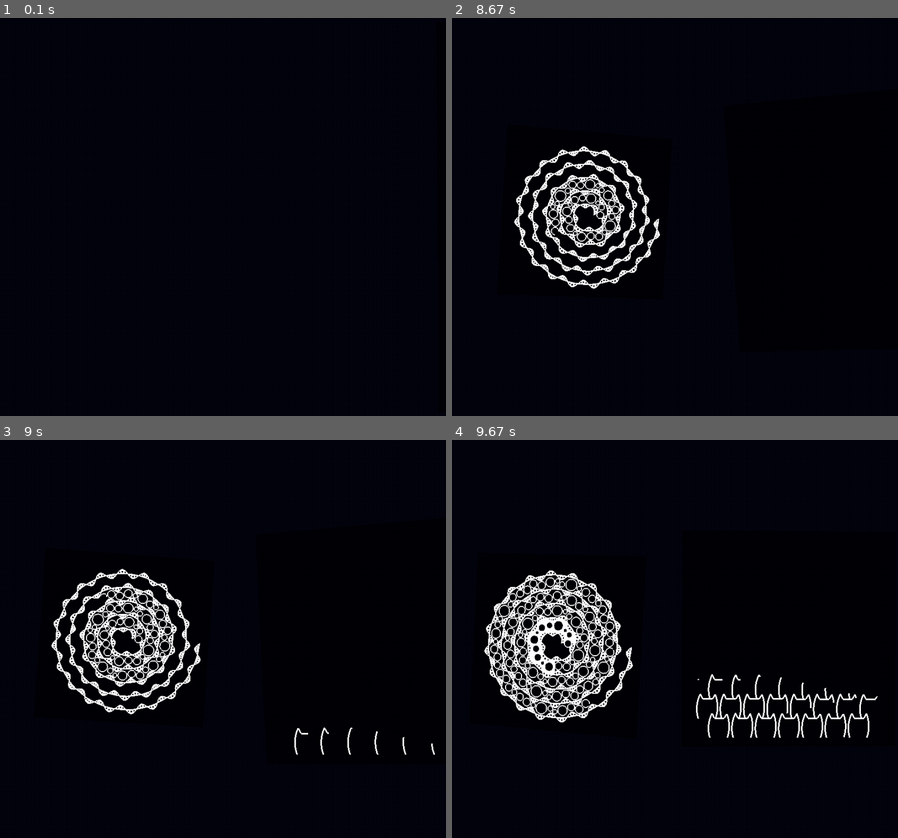
Above: before the commit, frames 1-4 (two rows, left to right).
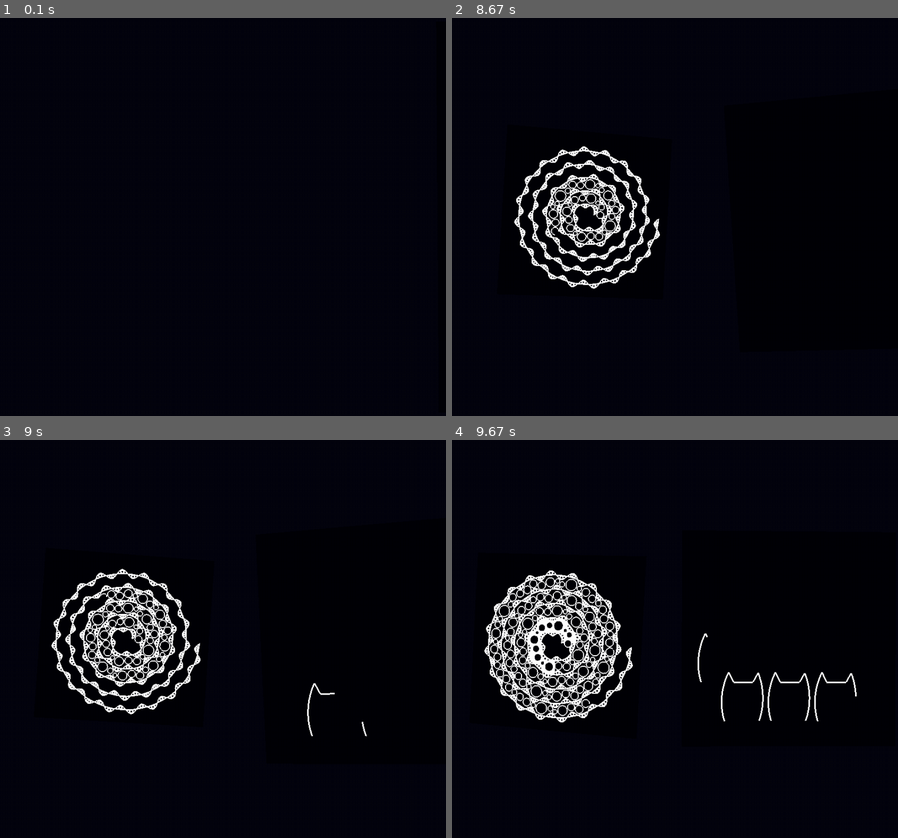
Above: after the commit, the same moments.

Repository: kdrzazga/DEMOS
Game: pygame game, started from lib/test/spiral_cats_test.py
Two runs of this game, one before a commit and one after it. Both use one fixed random seed, a clock stepped at 60 frames per second and the inputs below.
Inputs:
- Up to frame 1 (0.1 s): no input
- Up to frame 2 (8.67 s): no input
- Up to frame 3 (9 s): no input
- Up to frame 4 (9.67 s): no input

Frames 1-2 are identical in both runs. In frame 3, 0.3% of the frame differs, in the area x 65-98%, y 61-80%; in frame 4, 1.6%, in the area x 54-96%, y 48-75%.

Commit message:
bw1 effect

Diff:
--- /dev/null
+++ b/lib/specialFX/bw1.py
@@ -0,0 +1,348 @@
+import math
+
+import numpy
+import pygame
+from OpenGL.GL import (
+    GL_CURRENT_BIT,
+    GL_ENABLE_BIT,
+    GL_LIGHTING,
+    GL_LINEAR,
+    GL_QUADS,
+    GL_RGB,
+    GL_TEXTURE_2D,
+    GL_TEXTURE_BIT,
+    GL_TEXTURE_MAG_FILTER,
+    GL_TEXTURE_MIN_FILTER,
+    GL_UNPACK_ALIGNMENT,
+    GL_UNSIGNED_BYTE,
+    glBegin,
+    glBindTexture,
+    glColor4f,
+    glDisable,
+    glEnable,
+    glEnd,
+    glGenTextures,
+    glPixelStorei,
+    glPopAttrib,
+    glPushAttrib,
+    glTexCoord2f,
+    glTexImage2D,
+    glTexParameteri,
+    glTexSubImage2D,
+    glVertex3f,
+)
+
+
+class LineItem:
+
+    def __init__(self, points, width):
+        self.points = [tuple(point) for point in numpy.asarray(points).tolist()]
+        self.width = width
+        self.unit_count = max(1, len(self.points) - 1)
+
+    def draw_units(self, canvas, color, first_unit, last_unit):
+        segment_points = self.points[first_unit:last_unit + 1]
+        if len(segment_points) >= 2:
+            pygame.draw.lines(canvas, color, False, segment_points, self.width)
+
+
+class FilledCellItem:
+
+    def __init__(self, cell_outline, ellipse_outline, hole_color, ellipse_width):
+        self.cell_outline = [tuple(point) for point in numpy.asarray(cell_outline).tolist()]
+        self.ellipse_outline = [tuple(point) for point in numpy.asarray(ellipse_outline).tolist()]
+        self.hole_color = hole_color
+        self.ellipse_width = ellipse_width
+        self.unit_count = 1
+
+    def draw_units(self, canvas, color, first_unit, last_unit):
+        pygame.draw.polygon(canvas, color, self.cell_outline)
+        pygame.draw.polygon(canvas, self.hole_color, self.ellipse_outline)
+        pygame.draw.lines(canvas, color, True, self.ellipse_outline, self.ellipse_width)
+
+
+class DrawingPhase:
+
+    def __init__(self, items, seconds):
+        self.items = items
+        self.seconds = seconds
+        self.total_units = sum(item.unit_count for item in items)
+        self.drawn_units = 0
+        self.item_index = 0
+        self.units_into_item = 0
+
+    def reset(self):
+        self.drawn_units = 0
+        self.item_index = 0
+        self.units_into_item = 0
+
+    def draw_up_to(self, canvas, color, progress):
+        target_units = int(round(progress * self.total_units))
+        while self.drawn_units < target_units and self.item_index < len(self.items):
+            item = self.items[self.item_index]
+            units_to_draw = min(item.unit_count - self.units_into_item, target_units - self.drawn_units)
+            item.draw_units(canvas, color, self.units_into_item, self.units_into_item + units_to_draw)
+            self.units_into_item += units_to_draw
+            self.drawn_units += units_to_draw
+            if self.units_into_item >= item.unit_count:
+                self.item_index += 1
+                self.units_into_item = 0
+
+
+class SineWebAnim:
+
+    def __init__(self, size):
+        self.width, self.height = size
+        self.center = numpy.array((self.width / 2.0, self.height / 2.0))
+        shorter_side = min(self.width, self.height)
+        self.ink_color = (255, 255, 255)
+        self.paper_color = (0, 0, 0)
+        self.curve_count = 6
+        self.wave_amplitude_share = 0.12
+        self.wavelength = 0.22 * shorter_side
+        self.web_radius = 0.46 * shorter_side
+        self.ring_count = 7
+        self.thread_sag = 0.82
+        self.outer_line_spacing = 0.012 * shorter_side
+        self.curve_width = 3
+        self.ring_width = 2
+        self.outer_line_width = 1
+        self.shade_width = 1
+        self.shade_spacing = 0.006 * shorter_side
+        self.shade_depth_share = 0.22
+        self.ellipse_length_share = 0.34
+        self.ellipse_thickness_share = 0.3
+        self.ellipse_samples = 28
+        self.arc_samples = 18
+        self.spoke_samples_per_ring = 8
+        self.phase_seconds = (4.0, 5.0, 4.0, 3.0, 3.0, 4.0)
+        self.time = 0.0
+        self.canvas = pygame.Surface(size)
+        self.spoke_count = 2 * self.curve_count
+        self.outer_radius = math.hypot(self.width / 2.0, self.height / 2.0)
+        self.ring_radii = [self.web_radius * ring_index / self.ring_count for ring_index in range(self.ring_count + 1)]
+        self.phases = [
+            DrawingPhase(self._sine_curve_items(), self.phase_seconds[0]),
+            DrawingPhase(self._ring_items(), self.phase_seconds[1]),
+            DrawingPhase(self._outer_line_items(), self.phase_seconds[2]),
+            DrawingPhase(self._ellipse_items(), self.phase_seconds[3]),
+            DrawingPhase(self._filled_cell_items(), self.phase_seconds[4]),
+            DrawingPhase(self._shade_items(), self.phase_seconds[5]),
+        ]
+        self.restart()
+
+    def restart(self):
+        self.time = 0.0
+        self.canvas.fill(self.paper_color)
+        for phase in self.phases:
+            phase.reset()
+
+    def update(self, delta_seconds):
+        self.time += delta_seconds
+        phase_start = 0.0
+        for phase in self.phases:
+            progress = max(0.0, min(1.0, (self.time - phase_start) / phase.seconds))
+            phase.draw_up_to(self.canvas, self.ink_color, progress)
+            phase_start += phase.seconds
+
+    def total_seconds(self):
+        return sum(phase.seconds for phase in self.phases)
+
+    def is_finished(self):
+        return self.time >= self.total_seconds()
+
+    def draw(self, target_surface, position=(0, 0)):
+        target_surface.blit(self.canvas, position)
+
+    def _spoke_point(self, spoke_index, radius):
+        curve_index = spoke_index % self.curve_count
+        side = 1.0 if spoke_index < self.curve_count else -1.0
+        curve_angle = math.pi * curve_index / self.curve_count
+        along = numpy.array((math.cos(curve_angle), math.sin(curve_angle)))
+        across = numpy.array((-along[1], along[0]))
+        signed_distance = side * radius
+        wave_offset = self.wave_amplitude_share * radius * math.sin(2.0 * math.pi * signed_distance / self.wavelength)
+        return self.center + signed_distance * along + wave_offset * across
+
+    def _spoke_segment(self, spoke_index, inner_radius, outer_radius):
+        radii = numpy.linspace(inner_radius, outer_radius, self.spoke_samples_per_ring + 1)
+        return numpy.array([self._spoke_point(spoke_index, radius) for radius in radii])
+
+    def _thread(self, first_spoke, radius):
+        second_spoke = (first_spoke + 1) % self.spoke_count
+        start = self._spoke_point(first_spoke, radius)
+        end = self._spoke_point(second_spoke, radius)
+        handle = self.center + self.thread_sag * (0.5 * (start + end) - self.center)
+        t = numpy.linspace(0.0, 1.0, self.arc_samples)[:, None]
+        return (1 - t) ** 2 * start + 2 * (1 - t) * t * handle + t ** 2 * end
+
+    def _sine_curve_items(self):
+        items = []
+        samples_per_half_curve = int(self.outer_radius / 2.0)
+        for curve_index in range(self.curve_count):
+            radii = numpy.linspace(self.outer_radius, 0.0, samples_per_half_curve)
+            first_half = [self._spoke_point(curve_index + self.curve_count, radius) for radius in radii]
+            second_half = [self._spoke_point(curve_index, radius) for radius in radii[::-1][1:]]
+            items.append(LineItem(first_half + second_half, self.curve_width))
+        return items
+
+    def _ring_items(self):
+        return [LineItem(self._thread(spoke_index, radius), self.ring_width)
+                for radius in self.ring_radii[1:]
+                for spoke_index in range(self.spoke_count)]
+
+    def _outer_line_items(self):
+        items = []
+        thread_middle_share = (0.5 + 0.5 * self.thread_sag) * math.cos(math.pi / self.spoke_count)
+        radius = self.web_radius + self.outer_line_spacing
+        while thread_middle_share * radius < self.outer_radius:
+            items.extend(LineItem(self._thread(spoke_index, radius), self.outer_line_width)
+                         for spoke_index in range(self.spoke_count))
+            radius += self.outer_line_spacing
+        return items
+
+    def _cells(self, ring_parity):
+        for ring_index in range(self.ring_count):
+            if (ring_index + 1) % 2 != ring_parity:
+                continue
+            inner_radius = self.ring_radii[ring_index]
+            outer_radius = self.ring_radii[ring_index + 1]
+            for spoke_index in range(self.spoke_count):
+                yield spoke_index, inner_radius, outer_radius
+
+    def _cell_outline(self, spoke_index, inner_radius, outer_radius):
+        next_spoke = (spoke_index + 1) % self.spoke_count
+        inner_thread = self._thread(spoke_index, inner_radius) if inner_radius > 0.0 else self.center[None, :]
+        return numpy.vstack((inner_thread,
+                             self._spoke_segment(next_spoke, inner_radius, outer_radius),
+                             self._thread(spoke_index, outer_radius)[::-1],
+                             self._spoke_segment(spoke_index, outer_radius, inner_radius)))
+
+    def _cell_frame(self, spoke_index, inner_radius, outer_radius):
+        inner_middle = self._thread(spoke_index, inner_radius)[self.arc_samples // 2] if inner_radius > 0.0 \
+            else self.center
+        outer_middle = self._thread(spoke_index, outer_radius)[self.arc_samples // 2]
+        cell_center = 0.5 * (inner_middle + outer_middle)
+        middle_radius = 0.5 * (inner_radius + outer_radius)
+        next_spoke = (spoke_index + 1) % self.spoke_count
+        chord = self._spoke_point(next_spoke, middle_radius) - self._spoke_point(spoke_index, middle_radius)
+        chord_length = float(numpy.linalg.norm(chord))
+        cell_depth = float(numpy.linalg.norm(outer_middle - inner_middle))
+        return cell_center, chord / chord_length, chord_length, cell_depth
+
+    def _cell_ellipse(self, spoke_index, inner_radius, outer_radius):
+        cell_center, along_chord, chord_length, cell_depth = self._cell_frame(spoke_index, inner_radius, outer_radius)
+        across_chord = numpy.array((-along_chord[1], along_chord[0]))
+        semi_length = self.ellipse_length_share * chord_length
+        semi_thickness = self.ellipse_thickness_share * cell_depth
+        angles = numpy.linspace(0.0, 2.0 * math.pi, self.ellipse_samples + 1)
+        return (cell_center + numpy.cos(angles)[:, None] * semi_length * along_chord
+                + numpy.sin(angles)[:, None] * semi_thickness * across_chord)
+
+    def _ellipse_items(self):
+        return [LineItem(self._cell_ellipse(*cell), self.ring_width) for cell in self._cells(ring_parity=0)]
+
+    def _filled_cell_items(self):
+        return [FilledCellItem(self._cell_outline(*cell), self._cell_ellipse(*cell), self.paper_color, self.ring_width)
+                for cell in self._cells(ring_parity=0)]
+
+    def _shade_items(self):
+        items = []
+        for spoke_index, inner_radius, outer_radius in self._cells(ring_parity=1):
+            cell_center, _, chord_length, _ = self._cell_frame(spoke_index, inner_radius, outer_radius)
+            shade_depth = self.shade_depth_share * chord_length
+            next_spoke = (spoke_index + 1) % self.spoke_count
+            for boundary_spoke in (spoke_index, next_spoke):
+                items.extend(self._shades_along_spoke(boundary_spoke, inner_radius, outer_radius,
+                                                      cell_center, shade_depth))
+        return items
+
+    def _shades_along_spoke(self, spoke_index, inner_radius, outer_radius, cell_center, shade_depth):
+        shade_count = int(shade_depth / self.shade_spacing)
+        shades = []
+        for shade_index in range(1, shade_count + 1):
+            offset = shade_index * self.shade_spacing
+            reach_share = math.asin(min(1.0, offset / shade_depth)) / math.pi
+            shares = numpy.linspace(reach_share, 1.0 - reach_share, self.spoke_samples_per_ring + 1)
+            shade_points = []
+            for share in shares:
+                root = self._spoke_point(spoke_index, inner_radius + share * (outer_radius - inner_radius))
+                toward_center = cell_center - root
+                distance = float(numpy.linalg.norm(toward_center))
+                if distance > 0.0:
+                    shade_points.append(root + toward_center / distance * min(offset, 0.8 * distance))
+            if len(shade_points) >= 2:
+                shades.append(LineItem(shade_points, self.shade_width))
+        return shades
+
+
+class SineWebPanel:
+
+    def __init__(self, center, half_size, canvas_pixels):
+        self.center = tuple(float(value) for value in center)
+        self.half_size = half_size
+        self.sine_web = SineWebAnim((canvas_pixels, canvas_pixels))
+        self.canvas_pixels = canvas_pixels
+        self.texture = None
+        self.texture_is_stale = True
+
+    @property
+    def time(self):
+        return self.sine_web.time
+
+    @time.setter
+    def time(self, seconds):
+        if seconds < self.sine_web.time:
+            self.sine_web.restart()
+        if seconds > self.sine_web.time:
+            self.sine_web.update(seconds - self.sine_web.time)
+            self.texture_is_stale = True
+
+    def restart(self):
+        self.sine_web.restart()
+        self.texture_is_stale = True
+
+    def total_seconds(self):
+        return self.sine_web.total_seconds()
+
+    def draw(self):
+        self._refresh_texture()
+        center_x, center_y, center_z = self.center
+        left, right = center_x - self.half_size, center_x + self.half_size
+        bottom, top = center_y - self.half_size, center_y + self.half_size
+        glPushAttrib(GL_ENABLE_BIT | GL_TEXTURE_BIT | GL_CURRENT_BIT)
+        glDisable(GL_LIGHTING)
+        glEnable(GL_TEXTURE_2D)
+        glBindTexture(GL_TEXTURE_2D, self.texture)
+        glColor4f(1.0, 1.0, 1.0, 1.0)
+        glBegin(GL_QUADS)
+        glTexCoord2f(0.0, 0.0)
+        glVertex3f(left, bottom, center_z)
+        glTexCoord2f(1.0, 0.0)
+        glVertex3f(right, bottom, center_z)
+        glTexCoord2f(1.0, 1.0)
+        glVertex3f(right, top, center_z)
+        glTexCoord2f(0.0, 1.0)
+        glVertex3f(left, top, center_z)
+        glEnd()
+        glBindTexture(GL_TEXTURE_2D, 0)
+        glPopAttrib()
+
+    def _refresh_texture(self):
+        if self.texture is None:
+            self.texture = glGenTextures(1)
+            glBindTexture(GL_TEXTURE_2D, self.texture)
+            glTexParameteri(GL_TEXTURE_2D, GL_TEXTURE_MIN_FILTER, GL_LINEAR)
+            glTexParameteri(GL_TEXTURE_2D, GL_TEXTURE_MAG_FILTER, GL_LINEAR)
+            glTexImage2D(GL_TEXTURE_2D, 0, GL_RGB, self.canvas_pixels, self.canvas_pixels, 0, GL_RGB,
+                         GL_UNSIGNED_BYTE, None)
+            self.texture_is_stale = True
+        if not self.texture_is_stale:
+            return
+        pixels = pygame.image.tobytes(self.sine_web.canvas, "RGB", True)
+        glBindTexture(GL_TEXTURE_2D, self.texture)
+        glPixelStorei(GL_UNPACK_ALIGNMENT, 1)
+        glTexSubImage2D(GL_TEXTURE_2D, 0, 0, 0, self.canvas_pixels, self.canvas_pixels, GL_RGB, GL_UNSIGNED_BYTE,
+                        pixels)
+        glBindTexture(GL_TEXTURE_2D, 0)
+        self.texture_is_stale = False
--- a/lib/specialFX/spiral_cats.py
+++ b/lib/specialFX/spiral_cats.py
@@ -1,3 +1,4 @@
+from lib.specialFX.bw1 import SineWebPanel
 from lib.specialFX.cats import CatAnim
 from lib.specialFX.spiral import Spiral, SpiralAnim
 from lib.specialFX.travelling_surface import TravellingSurface
@@ -6,8 +7,9 @@
 class SpiralCatsAnim:
 
     def __init__(self, camera_distance, field_of_view_degrees, aspect_ratio):
-        self.cats_start_at_spiral_travel_share = 0.5
-        self.cat_size = 1.0
+        self.next_starts_at_travel_share = 0.5
+        self.sine_web_canvas_pixels = 1024
+        self.cat_size = 2.0
         self.time = 0.0
         spiral = Spiral(center=(0.0, 0.0, 0.0), turn_spacing=1.0, turns=5)
         self.spiral_surface = SpiralAnim(spiral, camera_distance, field_of_view_degrees, aspect_ratio)
@@ -17,8 +19,12 @@
         self.cats_surface = TravellingSurface(cats, cats.area_center, cats_half_size, camera_distance,
                                               field_of_view_degrees, aspect_ratio)
         self.cats_surface.surface_margin = self.spiral_surface.surface_margin
-        self.cats_delay = self.cats_start_at_spiral_travel_share * self.spiral_surface.travel_seconds
-        self.surfaces = (self.spiral_surface, self.cats_surface)
+        sine_web = SineWebPanel((0.0, 0.0, 0.0), cats_half_size, self.sine_web_canvas_pixels)
+        self.sine_web_surface = TravellingSurface(sine_web, sine_web.center, cats_half_size, camera_distance,
+                                                  field_of_view_degrees, aspect_ratio)
+        self.sine_web_surface.surface_margin = self.spiral_surface.surface_margin
+        self.surfaces = (self.spiral_surface, self.cats_surface, self.sine_web_surface)
+        self.surface_delays = self._chained_delays()
 
     def restart(self):
         self.time = 0.0
@@ -37,6 +43,12 @@
         for surface in sorted(self.surfaces, key=lambda surface: surface.depth()):
             surface.draw()
 
+    def _chained_delays(self):
+        delays = [0.0]
+        for previous_surface in self.surfaces[:-1]:
+            delays.append(delays[-1] + self.next_starts_at_travel_share * previous_surface.travel_seconds)
+        return delays
+
     def _sync_surfaces(self):
-        self.spiral_surface.set_time(self.time)
-        self.cats_surface.set_time(self.time - self.cats_delay)
+        for surface, delay in zip(self.surfaces, self.surface_delays):
+            surface.set_time(self.time - delay)
